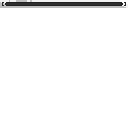
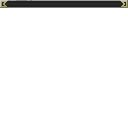
Layer changes from the first (128, 128) image to the second:
painted on "Layer" over [0, 0, 128, 8]
